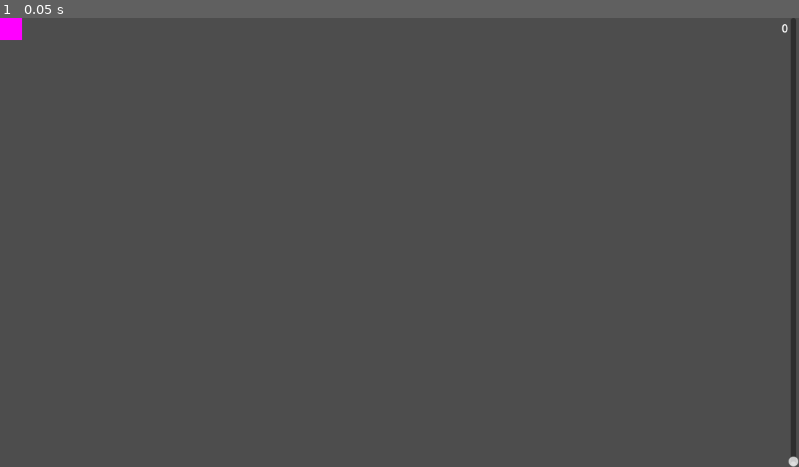
Above: before the commit, frame 1.
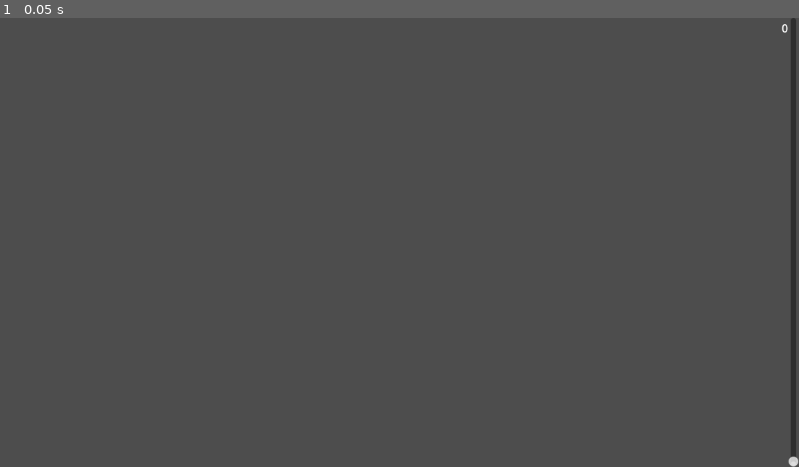
Above: after the commit, the same moment.

Repository: Alikznollet/Godot-Network-Orchestrator
Game: Godot game, scene res://demo/demo.tscn
Two runs of this game, one before a commit and one after it. Both use one fixed random seed, a clock stepped at 60 frames per second and the inputs below.
Inputs:
- Up to frame 1 (0.05 s): no input

The runs differ from the first frame. In frame 1, 0.1% of the frame differs, in the area x 0-3%, y 0-5%.

Commit message:
LinkState almost done, type needs to be fixed so it can instantiate new states.

Diff:
--- a/demo/demo.gd
+++ b/demo/demo.gd
@@ -20,16 +20,14 @@
 			"server":
 				if value == "yes":
 					network_orch = AuthoritativeNetworkOrchestrator.new()
+					multiplayer.peer_connected.connect(peer_connected)
+					add_child(network_orch)
 				else:
 					network_orch = ClientNetworkOrchestrator.new()
+					add_child(network_orch)
 					%UpdFreq.editable = false
-
-				add_child(network_orch)
 			"v":
 				print("verbose")
-
-	# Add the local button
-	add_child(DemoEntity.new())
 
 	# -- Links for buttons -- #
 
@@ -38,3 +36,10 @@
 			network_orch.target_update_frequency = val
 			%UpdFreqLabel.text = str(val)
 	)
+
+func peer_connected(id: int):
+	var els := EntityLinkState.new()
+	els.owner_pid = id
+	els.global_position = Vector2.ZERO
+
+	NetworkBus.network_orchestrator.game_state.force_add_state(els)
--- a/demo/demo_entity.gd
+++ b/demo/demo_entity.gd
@@ -7,10 +7,6 @@
 func _ready() -> void:
 	var t := GradientTexture2D.new()
 	texture = t
-
-	link_state.owner_pid = multiplayer.get_unique_id()
-	link_state.global_position = global_position
-
 	link_state.state_changed.connect(update)
 
 func update() -> void:
@@ -21,3 +17,4 @@
 
 	if vector.length() != 0 and link_state.owner_pid == multiplayer.get_unique_id():
 		link_state.global_position += vector * 100 * delta
+		link_state.state_changed_local.emit()
--- a/link_states/entity_link_state.gd
+++ b/link_states/entity_link_state.gd
@@ -10,13 +10,20 @@
 # -- -- #
 
 func to_dict() -> Dictionary:
-	return {}
+	return {
+		"owner_pid": owner_pid,
+		"global_position": global_position
+	}
 
 func apply_dict(dict: Dictionary) -> void:
-	pass
+	owner_pid = dict.owner_pid
+	global_position = dict.global_position
 
-func init_state() -> DemoEntity:
+	state_changed.emit()
+
+func init_state() -> void:
 	var entity := DemoEntity.new()
 	entity.link_state = self
 
-	return entity
+	# Adds it immediately to the place where it belongs.
+	NetworkBus.network_orchestrator.get_parent().add_child(entity)
--- a/link_states/game_state.gd
+++ b/link_states/game_state.gd
@@ -7,6 +7,20 @@
 
 ## ID -> LinkState dictionary. Holds all possible update-able states.
 var link_states: Dictionary[int, LinkState] = {}
+
+## Will forcible add a state to the state dict.
+func force_add_state(state: LinkState) -> void:
+	# Generate a random id until it is not present.
+	var id := randi()
+	while link_states.has(id): id = randi()
+
+	link_states[id] = state
+	state.init_state()
+
+## Will apply a list of dictionaries of LinkStates.
+func apply_dicts(dicts: Array[Dictionary]) -> void:
+	for dict in dicts:
+		apply_dict(dict)
 
 ## Applies a LinkState to the correctly mapped one in link_states.
 func apply_dict(dict: Dictionary) -> void:
@@ -21,8 +35,8 @@
 	else:
 		var ls: LinkState = ClassDB.instantiate(dict.type)
 		ls.apply_dict(dict)
-
-		# TODO: Get the object from here if it is linked with one.
+		ls.init_state()
+		link_states[dict.id] = ls
 
 ## Get all LinkState dictionaries as an array.
 func get_all_dicts() -> Array[Dictionary]:
@@ -45,3 +59,8 @@
 	dict["type"] = ls.get_script().get_global_name()
 
 	return dict
+
+# -- Updates -- #
+
+## Array of updated LinkState ids.
+var updates: Array[int] = []
--- a/link_states/link_state.gd
+++ b/link_states/link_state.gd
@@ -13,6 +13,10 @@
 @warning_ignore("unused_signal")
 signal state_changed()
 
+## Broadcasted whenever the state receives a proposed change.
+@warning_ignore("unused_signal")
+signal state_changed_local()
+
 # -- Methods -- #
 
 ## Will turn the LinkState into a dictionary that can be sent over the network.
@@ -23,9 +27,7 @@
 @abstract
 func apply_dict(dict: Dictionary) -> void
 
-## Will return an instantiated node made from the state.
-## This method is only defined on states of nodes.
-func init_state() -> Variant:
-	var msg := "LinkState: init_state() was called on a non Node, or not defined."
-	assert(false, msg)
-	return null
+## Will initialize the node linked to this state.
+## When no node is linked to the state this does nothing.
+func init_state() -> void:
+	pass
--- a/orchestrator/authoritative_network_orchestrator.gd
+++ b/orchestrator/authoritative_network_orchestrator.gd
@@ -43,13 +43,14 @@
 
 ## Send the authoritative state to all connected peers.
 func send_state() -> void:
-	var update: Dictionary = game_state.state_update
-	game_state.state_update = {}
+	# TODO: Make sure this only sends what was altered.
+	var update: Array[Dictionary] = game_state.get_all_dicts()
 
 	if not update.is_empty():
 		receive_state.rpc(update)
 
 ## Receive client states from all connected peers.
 ## Check them for legitimacy and then apply them to the authoritative state.
-func receive_state(state_update: Dictionary) -> void:
-	game_state.apply_state_update(state_update)
+func receive_state(updates: Array[Dictionary]) -> void:
+	# TODO: Apply the needed checks here to check for client state correctness.
+	game_state.apply_dicts(updates)
--- a/orchestrator/client_network_orchestrator.gd
+++ b/orchestrator/client_network_orchestrator.gd
@@ -26,14 +26,14 @@
 func send_state() -> void:
 	if OS.is_debug_build(): await get_tree().create_timer(artificial_lag).timeout
 
-	var update: Dictionary = game_state.state_update
-	game_state.state_update = {}
+	# TODO: Make sure this only sends what was altered.
+	var update: Array[Dictionary] = game_state.get_all_dicts()
 
 	if not update.is_empty():
 		receive_state.rpc_id(1, update)
 
 ## Receive an authoritative state and apply it to the client state.
-func receive_state(state_update: Dictionary) -> void:
+func receive_state(updates: Array[Dictionary]) -> void:
 	if OS.is_debug_build(): await get_tree().create_timer(artificial_lag).timeout
 
-	game_state.apply_state_update(state_update)
+	game_state.apply_dicts(updates)
--- a/orchestrator/network_orchestrator.gd
+++ b/orchestrator/network_orchestrator.gd
@@ -27,4 +27,4 @@
 
 @rpc("any_peer")
 @abstract
-func receive_state(state_update: Dictionary) -> void
+func receive_state(updates: Array[Dictionary]) -> void
